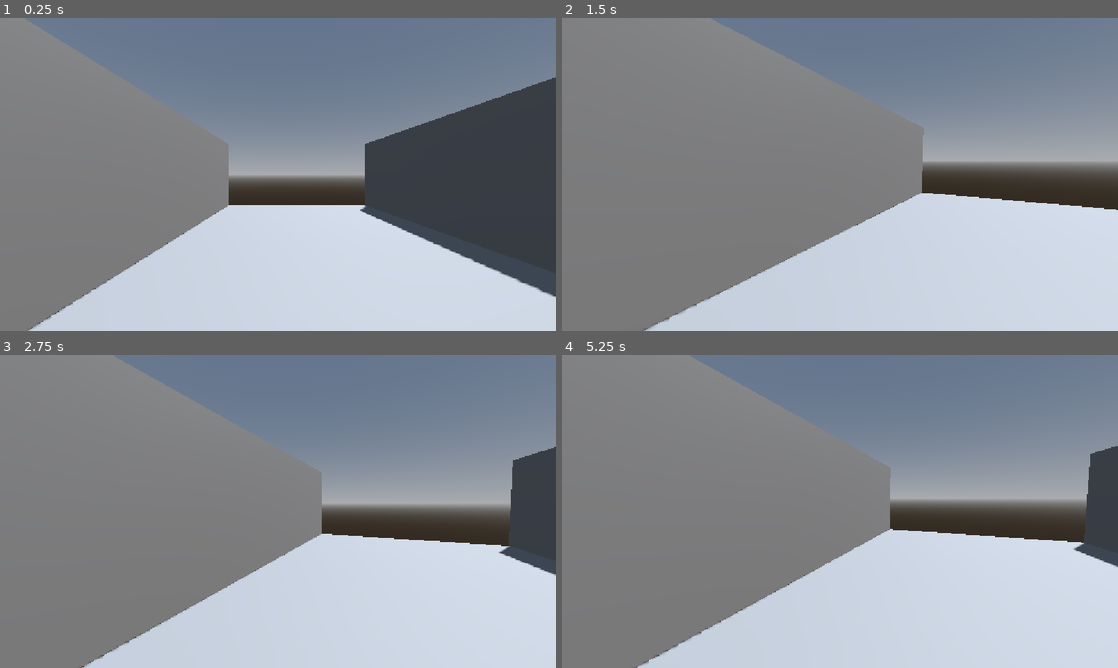
Above: before the commit, frames 1-4 (two rows, left to right).
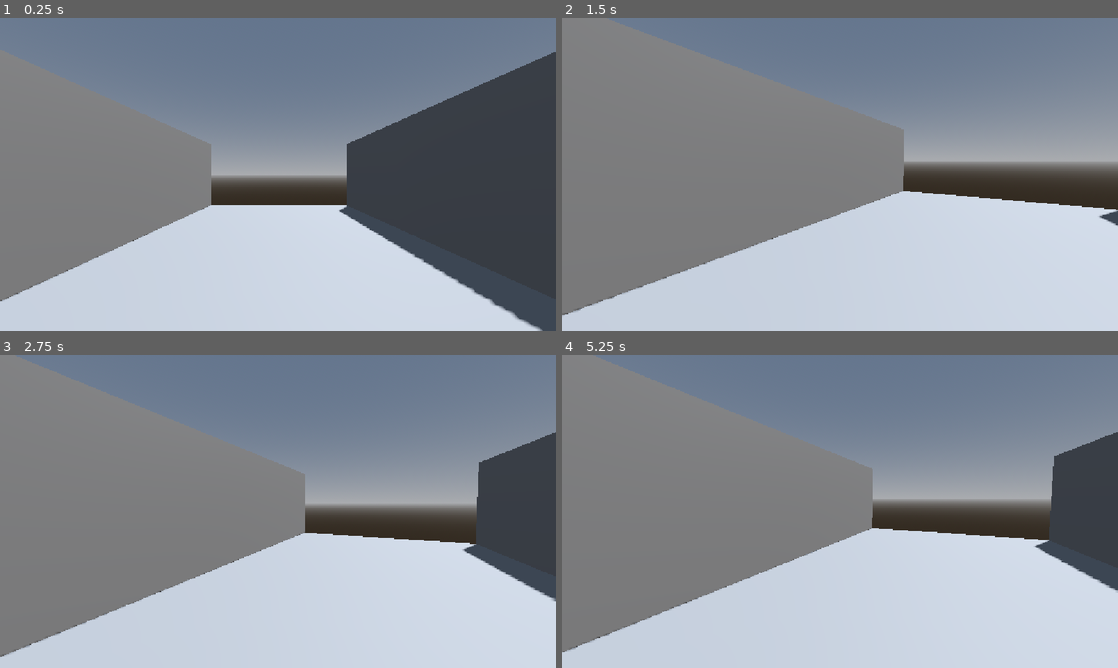
Above: after the commit, the same moments.

Repository: ridim334/sudoapters-1
Game: Godot game, scene res://main.tscn
Same seed, same stepped clock (60 frames per second), same inputs: the game is played once before the commit and once after it.
Inputs (mouse positions are in pixels of both pictures, inside the frame that each line leads up to):
- Up to frame 1 (0.25 s): no input
- Up to frame 2 (1.5 s): tap Enter (ui_accept) at 0.5, 0.77, 1.25 s; move the mouse to (962, 158) at 0.52 s; hold Right (ui_right) 0.53-1.28 s; click (962, 158) at 0.67 s; move the mouse to (812, 174) at 1.27 s; hold Up (ui_up) from 1.28 s (still down)
- Up to frame 3 (2.75 s): keep holding Up (ui_up); tap Enter (ui_accept) at 1.52, 2 s; move the mouse to (289, 505) at 2.02 s
- Up to frame 4 (5.25 s): keep holding Up (ui_up); tap Enter (ui_accept) at 2.75, 3.02, 3.5, 3.77, 4.25, 4.52 s; move the mouse to (834, 517) at 2.77 s; click (834, 517) at 2.92 s; move the mouse to (878, 514) at 3.52 s; move the mouse to (795, 508) at 4.27 s; move the mouse to (845, 511) at 5.02 s; click (845, 511) at 5.17 s

The runs differ from the first frame. In frame 1, 10% of the frame differs, in the area x 0-100%, y 0-100%; in frame 2, 8.1%; in frame 3, 9.9%; in frame 4, 10%.

Commit message:
[HALLWAY GREYBOX]: Fixed some scaling issues

Diff:
--- a/new-game-project/main.tscn
+++ b/new-game-project/main.tscn
@@ -93,7 +93,7 @@
 shadow_enabled = true
 
 [node name="PlayerController" parent="." unique_id=88946456 instance=ExtResource("1_ig7tw")]
-transform = Transform3D(1, 0, 0, 0, 1, 0, 0, 0, 1, -17.459127, 0, 1.25)
+transform = Transform3D(1, 0, 0, 0, 1, 0, 0, 0, 1, -25.959127, 0, 1.25)
 base_speed = 3.75
 
 [node name="Lantern" parent="." unique_id=1711012922 instance=ExtResource("2_0xm2m")]
@@ -116,9 +116,9 @@
 size = Vector3(0.25, 11.25, 8)
 
 [node name="CSGBox3D5" type="CSGBox3D" parent="StraightHallwayCombiner" unique_id=1227542017]
-transform = Transform3D(-1.4901161e-08, 0, -0.9999999, 0, 0.29999998, 0, 0.9999999, 0, -1.4901161e-08, 0, 1.6500002, 10)
+transform = Transform3D(-1.4901161e-08, 0, -0.9999999, 0, 0.29999998, 0, 0.9999999, 0, -1.4901161e-08, 0, 1.5375003, 10)
 operation = 2
-size = Vector3(0.5, 10, 2)
+size = Vector3(0.5, 9.25, 2)
 
 [node name="CSGBox3D3" type="CSGBox3D" parent="StraightHallwayCombiner" unique_id=89287226]
 transform = Transform3D(1, 0, 0, 0, 0.3, 0, 0, 0, 1, 3.875, 1.8375002, 0)
@@ -141,8 +141,8 @@
 size = Vector3(0.25, 11.25, 20)
 
 [node name="CSGBox3D6" type="CSGBox3D" parent="RightTurnHallwayCombiner" unique_id=506400445]
-transform = Transform3D(-4.371139e-08, 0, -1, 0, 0.3, 0, 1, 0, -4.371139e-08, -0.125, 1.8375002, 2)
-size = Vector3(0.25, 11.25, 8)
+transform = Transform3D(-4.371139e-08, 0, -1, 0, 0.3, 0, 1, 0, -4.371139e-08, -0.0625, 1.8375002, 2)
+size = Vector3(0.25, 11.25, 7.875)
 
 [node name="LeftTurnHallwayCombiner" type="CSGCombiner3D" parent="." unique_id=1390874206]
 transform = Transform3D(1, 0, 0, 0, 1, 0, 0, 0, 1, -35.92986, 0, 8)
@@ -161,5 +161,5 @@
 size = Vector3(0.25, 11.25, 20)
 
 [node name="CSGBox3D6" type="CSGBox3D" parent="LeftTurnHallwayCombiner" unique_id=851262916]
-transform = Transform3D(-4.371139e-08, 0, -1, 0, 0.3, 0, 1, 0, -4.371139e-08, -0.125, 1.8375002, 2)
-size = Vector3(0.25, 11.25, 8)
+transform = Transform3D(-4.371139e-08, 0, -1, 0, 0.3, 0, 1, 0, -4.371139e-08, -0.0625, 1.8375002, 1.875)
+size = Vector3(0.25, 11.25, 8.125)
